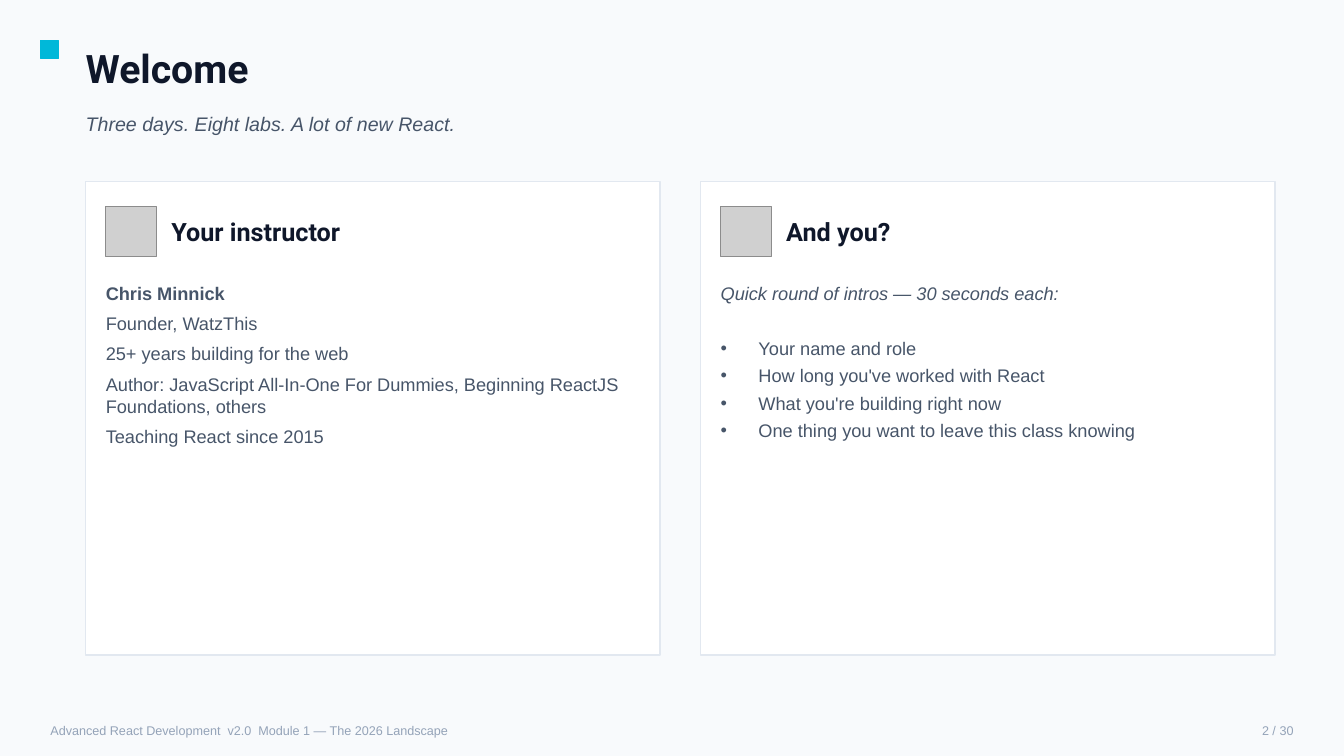
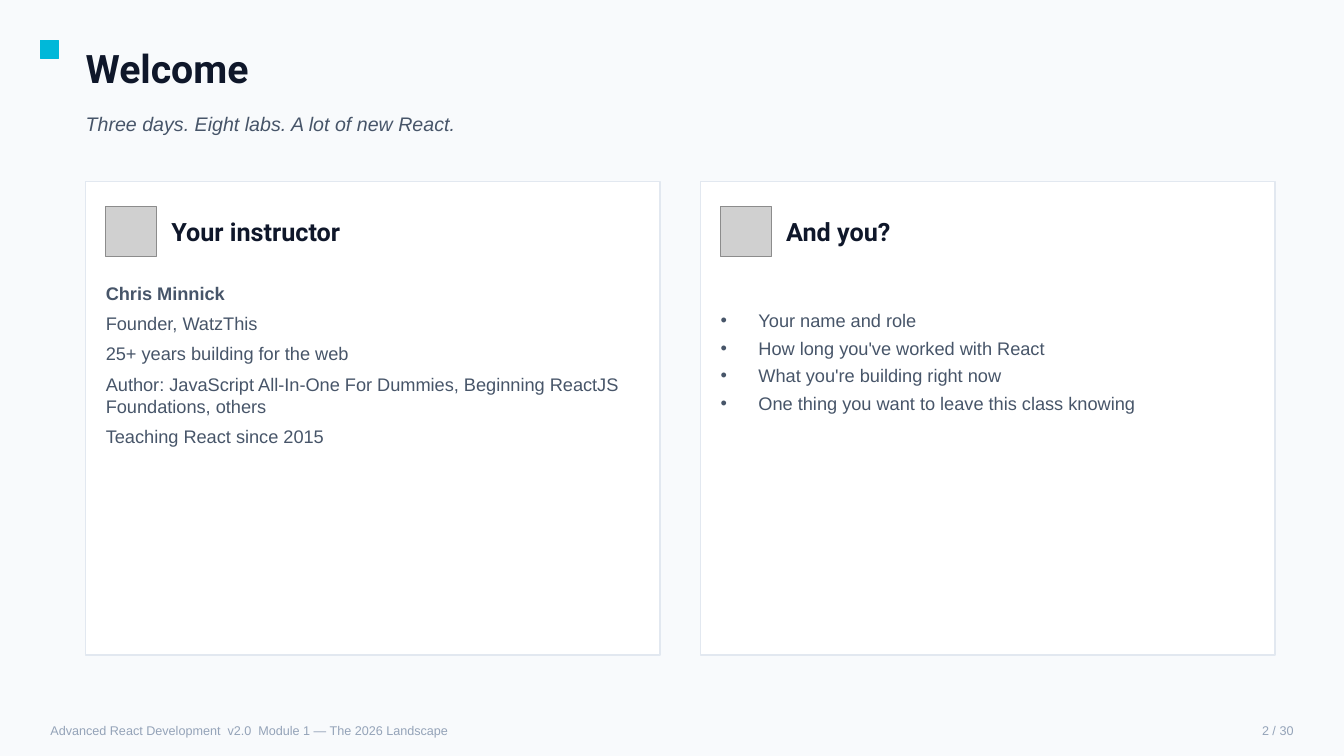
Before and after one commit to chrisminnick/advanced-react-19, a slide deck: slide 2 of instructor/advanced_react_v2.pptx. Drawn at 1344x756 pixels with LibreOffice and Linux fonts; fonts in the diff are those of the drawing; grey boxes stand for pictures. Boxes give left, top, right and bottom in pixels: in the first picture for what was removed or moved away, otherwise in the second. Text is boxed around its words. In the diff, an @@ line names an element or a change of style, - is before the commit and + after.

```diff
--- a/instructor/advanced_react_v2.pptx
+++ b/instructor/advanced_react_v2.pptx
@@ text at bbox=[721, 287, 1058, 304]: paragraph removed @@
-Quick round of intros — 30 seconds each:
```
Also in this commit, not shown: 72 other slides changed, 6 other files.
